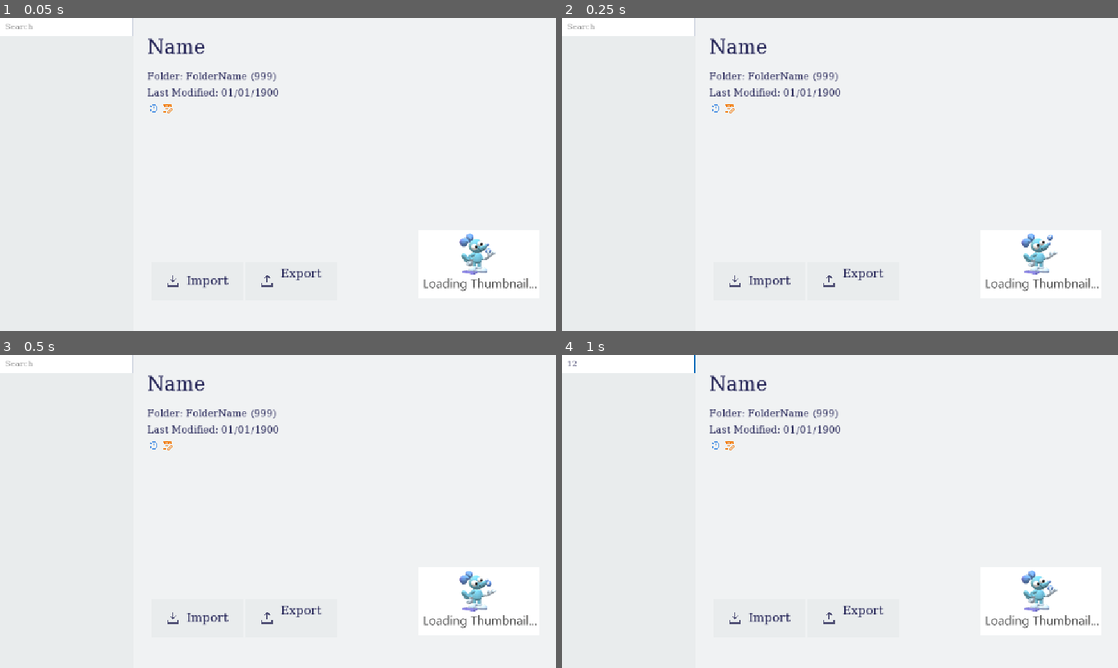
Above: before the commit, frames 1-4 (two rows, left to right).
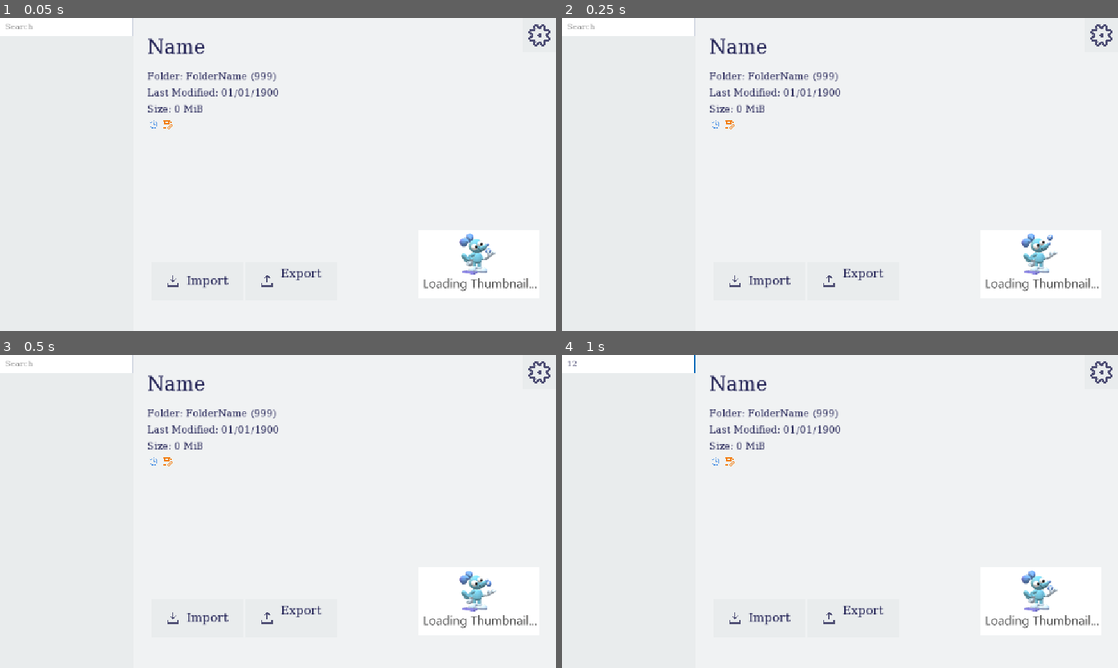
Above: after the commit, the same moments.

Repository: silkycell/Paint-3D-Project-Manager
Game: Godot game, scene res://menu/projects/projects_menu.tscn
The game is run twice, just before and just after one commit, with the same random seed, the same clock (stepped at 60 frames per second) and the same inputs.
Inputs (mouse positions are in pixels of both pictures, inside the frame that each line leads up to):
- Up to frame 1 (0.05 s): no input
- Up to frame 2 (0.25 s): no input
- Up to frame 3 (0.5 s): no input
- Up to frame 4 (1 s): click (628, 364) at 0.52 s; type "12" at 0.6 s

The runs differ from the first frame. In frame 1, 0.3% of the frame differs, in the area x 26-99%, y 2-36%; in frame 2, 0.3%; in frame 3, 0.3%; in frame 4, 0.3%.

Commit message:
add size to project info

Diff:
--- a/backend/projects/project.gd
+++ b/backend/projects/project.gd
@@ -32,6 +32,15 @@
 	get:
 		return ProjectsJsonAPI.PROJECTS_FOLDER_PATH.path_join(project_folder)
 
+var size_thread:Thread
+var size:float = -INF:
+	get:
+		if size == -INF && size_thread == null:
+			size_thread = Thread.new()
+			size_thread.start(_calculate_size.bind(absolute_project_folder), Thread.PRIORITY_LOW)
+
+		return size
+
 var thumbnail_thread:Thread
 var thumbnail:Texture2D = null
 
@@ -52,6 +61,10 @@
 
 	thumbnail_finished_loading.connect(func(thumbnail_texture):
 		thumbnail = thumbnail_texture
+	)
+
+	size_finished_calculating.connect(func(calculated_size):
+		size = calculated_size
 	)
 
 signal thumbnail_finished_loading
@@ -84,6 +97,30 @@
 
 	return image_path
 
+signal size_finished_calculating
+func _calculate_size(folder):
+	var dir_access = DirAccess.open(folder)
+
+	if dir_access == null:
+		call_deferred("emit_signal", "size_finished_calculating", -1)
+		push_warning("Error accessing project dir while getting size, Error Code: ", DirAccess.get_open_error())
+		return -1
+
+	var total_size = 0
+	for file_name in dir_access.get_files():
+		var file_access = FileAccess.open(folder.path_join(file_name), FileAccess.READ)
+
+		if file_access == null:
+			call_deferred("emit_signal", "size_finished_calculating", -1)
+			push_warning("Error accessing file while getting size, Error Code: ", FileAccess.get_open_error())
+			return -1
+
+		total_size += file_access.get_length()
+
+		file_access.close()
+
+	call_deferred("emit_signal", "size_finished_calculating", total_size)
+
 func to_dict():
 	return {
 		"Id": ID,
--- a/menu/projects/project_info.gd
+++ b/menu/projects/project_info.gd
@@ -1,21 +1,40 @@
 extends VBoxContainer
+
+const USE_12_HOUR = true
 
 const PROJECT_PATH_TEMPLATE = "Project Path: %s"
 const PROJECT_TIME_TEMPLATE = "Last Modified: %s %s"
-
-const USE_12_HOUR = true
+const PROJECT_SIZE_TEMPLATE = "Size: %s"
 
 @onready var project_name = $ProjectName
 @onready var project_path = $ProjectPath
 @onready var project_data = $ProjectData
+@onready var project_size = $ProjectSize
 
 @onready var recovered_icon = $IconBox/RecoveredIcon
 @onready var unsaved_icon = $IconBox/UnsavedIcon
 
+var selected_project:Project
+
 func select_project(project:Project):
-	project_name.text = project.name
-	project_path.text = PROJECT_PATH_TEMPLATE % project.project_folder
+	selected_project = project
 
+	project_name.text = selected_project.name
+	project_path.text = PROJECT_PATH_TEMPLATE % selected_project.project_folder
+	project_data.text = get_size_string(selected_project)
+
+	recovered_icon.visible = selected_project.is_recovered
+	unsaved_icon.visible = !selected_project.is_previously_saved
+
+	if selected_project.size == -INF:
+		project_size.text = PROJECT_SIZE_TEMPLATE % "Loading..."
+		await project.size_finished_calculating
+
+	# JIC calculation completes after we switched projects
+	if project == selected_project:
+		project_size.text = PROJECT_SIZE_TEMPLATE % String.humanize_size(selected_project.size)
+
+func get_size_string(project:Project):
 	var timezone = Time.get_time_zone_from_system()
 	var bias_in_sec = timezone.bias * 60
 
@@ -41,7 +60,4 @@
 	var date_string = "%s/%s/%s" % [day, month, year]
 	var time_string = "%s:%s:%s %s" % [hour, minute, second, period]
 
-	project_data.text = PROJECT_TIME_TEMPLATE % [date_string, time_string]
-
-	recovered_icon.visible = project.is_recovered
-	unsaved_icon.visible = !project.is_previously_saved
+	return PROJECT_TIME_TEMPLATE % [date_string, time_string]
--- a/menu/projects/project_panel.gd
+++ b/menu/projects/project_panel.gd
@@ -16,7 +16,9 @@
 			thumbnail.texture = THUMBNAIL_LOADING
 			await selected_project.thumbnail_finished_loading
 
-		thumbnail.texture = selected_project.thumbnail
+		# JIC loading completes after we switched projects
+		if selected_project == value:
+			thumbnail.texture = selected_project.thumbnail
 
 func _ready():
 	if !ProjectsJsonAPI.projects.size(): #ERROR HANDLING!
--- a/menu/projects/projects_menu.tscn
+++ b/menu/projects/projects_menu.tscn
@@ -113,6 +113,15 @@
 autowrap_mode = 3
 text_overrun_behavior = 4
 
+[node name="ProjectSize" type="Label" parent="MainMenu/ProjectPanel/ProjectInfo"]
+custom_minimum_size = Vector2(0, 30)
+layout_mode = 2
+theme_type_variation = &"HeaderMedium"
+text = "Size: 0 MiB"
+vertical_alignment = 1
+autowrap_mode = 3
+text_overrun_behavior = 4
+
 [node name="IconBox" type="HBoxContainer" parent="MainMenu/ProjectPanel/ProjectInfo"]
 custom_minimum_size = Vector2(0, 25)
 layout_mode = 2
@@ -225,7 +234,6 @@
 stretch_mode = 5
 
 [node name="SettingsContainer" type="Control" parent="."]
-visible = false
 layout_mode = 1
 anchors_preset = 15
 anchor_right = 1.0
@@ -235,6 +243,7 @@
 mouse_filter = 2
 
 [node name="SettingsMenuContainer" type="Control" parent="SettingsContainer"]
+visible = false
 layout_mode = 1
 anchors_preset = 15
 anchor_right = 1.0
